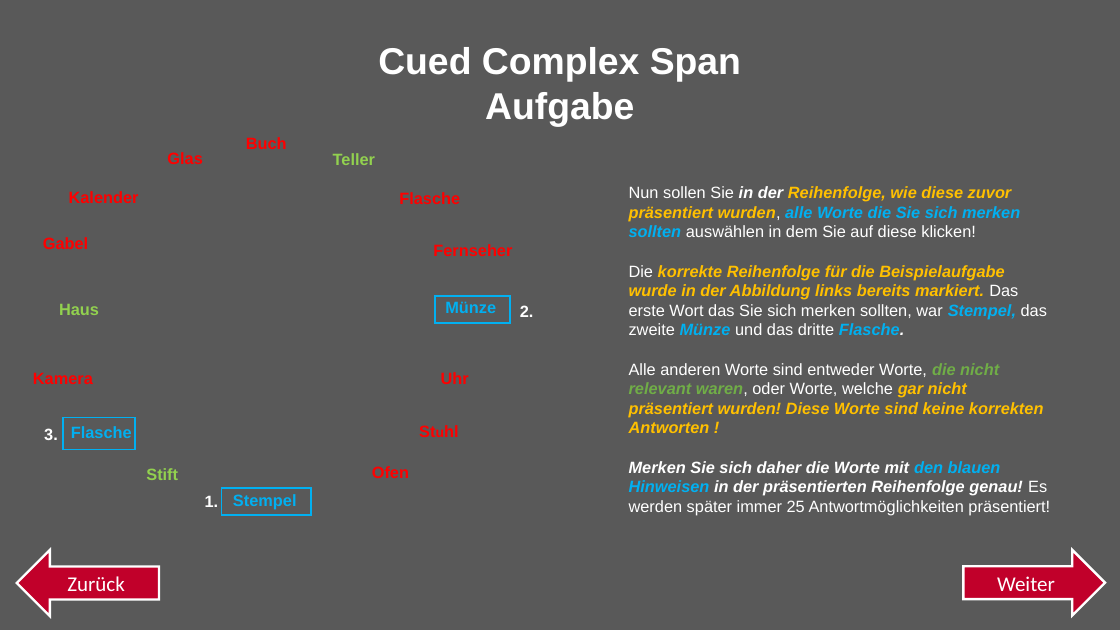
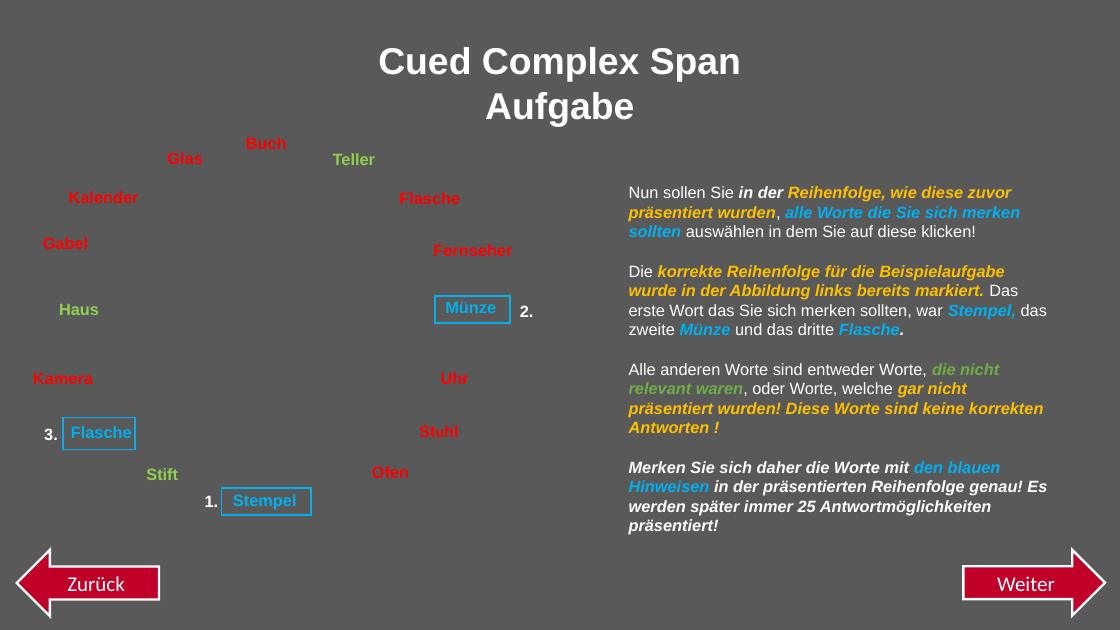
Before and after one commit to jgman86/neurocognitive-psychometrics, a slide deck: slide 17 of M3-Suite/Instructions/German/Instructions.pptx. Drawn at 1120x630 pixels with LibreOffice and Linux fonts; fonts in the diff are those of the drawing. Boxes give left, top, right and bottom in pixels: in the first picture for what was removed or moved away, otherwise in the second. Text is boxed around its words. In the diff, an @@ line names an element or a change of style, - is before the commit and + after.

```diff
--- a/M3-Suite/Instructions/German/Instructions.pptx
+++ b/M3-Suite/Instructions/German/Instructions.pptx
@@ text at (629, 461, 1047, 535): bold on, italic on in "Es werden später immer 25 Antwortmöglichkeiten präsentiert!" @@
```
Also in this commit, not shown: 2 other slides changed, 7 other files.
